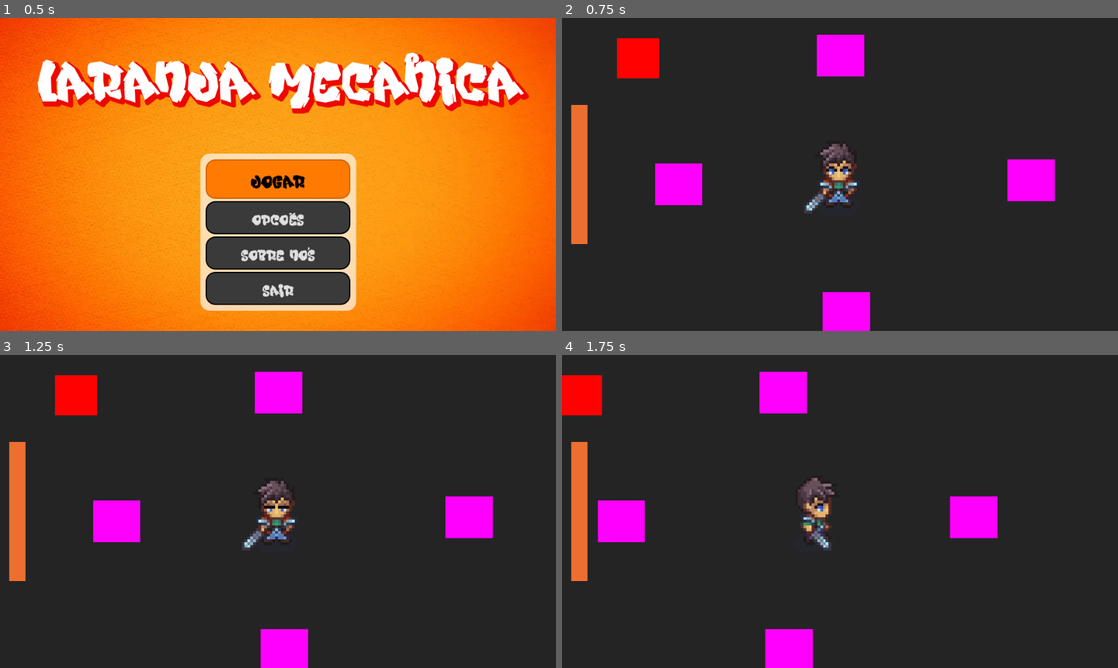
Above: before the commit, frames 1-4 (two rows, left to right).
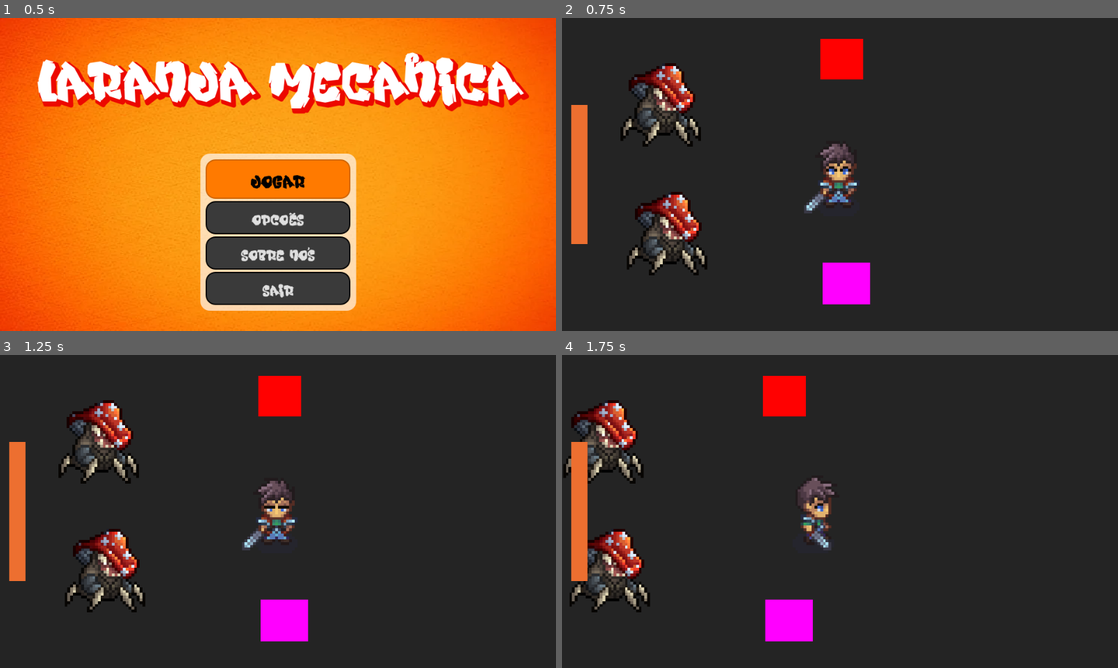
Above: after the commit, the same moments.

Repository: afonsoomg/laranja-mec-nica
Game: Godot game, scene res://scenes/GUI/menu_principal/main_menu.tscn
The game is run twice, just before and just after one commit, with the same random seed, the same clock (stepped at 60 frames per second) and the same inputs.
Inputs (mouse positions are in pixels of both pictures, inside the frame that each line leads up to):
- Up to frame 1 (0.5 s): no input
- Up to frame 2 (0.75 s): click "Jogar" at 0.5 s
- Up to frame 3 (1.25 s): no input
- Up to frame 4 (1.75 s): move the mouse to (962, 495) at 1.27 s; hold D (game_right) from 1.28 s (still down); click (962, 495) at 1.35 s

Frame 1 is identical in both runs. In frame 2, 9.4% of the frame differs, in the area x 9-89%, y 5-100%; in frame 3, 9.4%; in frame 4, 9.2%.

Commit message:
Add enemy base, AI, assets and scene updates
Introduce enemy functionality: add enemy icon textures, EnemyAIComponent, and EnemyBase script/scene plus a static enemy variant. Update character_base.tscn to include an AttackHitbox, WeaponCollisionShape and MoveComponent setup used by enemies; adjust player_character.tscn node ordering/positions accordingly. Change HurtboxComponent signal to include direction and force and update CameraComponent callback signature. Place enemy instances into world.tscn and wire WeaponComponent/AI hooks so enemies can move, attack, and react to hits.

Diff:
--- a/entities/character_base.tscn
+++ b/entities/character_base.tscn
@@ -8,14 +8,21 @@
 [ext_resource type="Script" uid="uid://c6y6n5pfau54y" path="res://scripts/components/KnockbackComponent.gd" id="6_8nvtw"]
 [ext_resource type="Script" uid="uid://dw3oaar23io3x" path="res://scripts/components/MoveComponent.gd" id="7_2lcof"]
 
+[sub_resource type="RectangleShape2D" id="RectangleShape2D_2lcof"]
+size = Vector2(26, 27)
+
 [sub_resource type="RectangleShape2D" id="RectangleShape2D_nhwlu"]
-size = Vector2(17.5, 26.75)
+size = Vector2(30, 30)
 
-[sub_resource type="RectangleShape2D" id="RectangleShape2D_2lcof"]
-size = Vector2(15, 24.5)
+[sub_resource type="RectangleShape2D" id="RectangleShape2D_is1ha"]
+size = Vector2(12, 13.5)
 
 [node name="CharacterBase" type="CharacterBody2D" unique_id=232863277]
 script = ExtResource("1_2lcof")
+
+[node name="CollisionShape2D" type="CollisionShape2D" parent="." unique_id=1779847478]
+position = Vector2(-0.625, 0)
+shape = SubResource("RectangleShape2D_2lcof")
 
 [node name="StatsComponent" type="Node" parent="." unique_id=562620079]
 script = ExtResource("1_bikko")
@@ -33,6 +40,10 @@
 [node name="CollisionShape2D" type="CollisionShape2D" parent="HurtboxComponent" unique_id=2064428074]
 shape = SubResource("RectangleShape2D_nhwlu")
 
+[node name="MoveComponent" type="Node" parent="." unique_id=1943934387]
+script = ExtResource("7_2lcof")
+metadata/_custom_type_script = "uid://dw3oaar23io3x"
+
 [node name="AnimationComponent" type="Node" parent="." unique_id=205670419]
 script = ExtResource("5_rti8c")
 metadata/_custom_type_script = "uid://cl55wn8sd5gxk"
@@ -41,10 +52,11 @@
 script = ExtResource("6_8nvtw")
 metadata/_custom_type_script = "uid://c6y6n5pfau54y"
 
-[node name="MoveComponent" type="Node" parent="." unique_id=1943934387]
-script = ExtResource("7_2lcof")
-metadata/_custom_type_script = "uid://dw3oaar23io3x"
+[node name="AttackHitbox" type="Area2D" parent="." unique_id=1326398371]
+collision_layer = 16
+collision_mask = 8
+monitoring = false
 
-[node name="CollisionShape2D" type="CollisionShape2D" parent="." unique_id=1779847478]
-position = Vector2(-0.625, 0)
-shape = SubResource("RectangleShape2D_2lcof")
+[node name="WeaponCollisionShape" type="CollisionShape2D" parent="AttackHitbox" unique_id=1010316076]
+shape = SubResource("RectangleShape2D_is1ha")
+debug_color = Color(0.9764706, 0.5058824, 0.69803923, 0.41960785)
--- /dev/null
+++ b/entities/enemies/enemy_base.tscn
@@ -0,0 +1,17 @@
+[gd_scene format=3 uid="uid://bj1vpw5v18aod"]
+
+[ext_resource type="PackedScene" uid="uid://d0ntfc42udjd8" path="res://entities/character_base.tscn" id="1_6kwvc"]
+[ext_resource type="Script" uid="uid://cty6ys2j0hbjx" path="res://scripts/characters/enemies/enemy_base.gd" id="2_3iigx"]
+[ext_resource type="Script" uid="uid://dogslyel4yd8h" path="res://scripts/components/EnemyAIComponent.gd" id="3_prjjb"]
+
+[node name="EnemyBase" unique_id=232863277 instance=ExtResource("1_6kwvc")]
+script = ExtResource("2_3iigx")
+
+[node name="AnimationComponent" parent="." index="5" unique_id=205670419 node_paths=PackedStringArray("move_component")]
+move_component = NodePath("../MoveComponent")
+
+[node name="Sprite2D" type="Sprite2D" parent="." index="8" unique_id=1736445001]
+
+[node name="EnemyAIComponent" type="Node" parent="." index="9" unique_id=1403723744]
+script = ExtResource("3_prjjb")
+metadata/_custom_type_script = "uid://dogslyel4yd8h"
--- /dev/null
+++ b/entities/enemies/enemy_static.tscn
@@ -0,0 +1,45 @@
+[gd_scene format=3 uid="uid://cy5ivngtvhb2o"]
+
+[ext_resource type="PackedScene" uid="uid://bj1vpw5v18aod" path="res://entities/enemies/enemy_base.tscn" id="1_ntetc"]
+[ext_resource type="Texture2D" uid="uid://5imlps3qinv" path="res://assets/images/enemies/Icon1.png" id="2_cu1if"]
+[ext_resource type="Script" uid="uid://bhv2g1swjwce4" path="res://scripts/components/WeaponComponent.gd" id="3_r8m5l"]
+
+[sub_resource type="SpriteFrames" id="SpriteFrames_r8m5l"]
+
+[node name="EnemyBase" unique_id=232863277 instance=ExtResource("1_ntetc")]
+scale = Vector2(4, 4)
+
+[node name="CollisionShape2D" parent="." index="0" unique_id=1779847478]
+position = Vector2(1, -0.5)
+
+[node name="StatsComponent" parent="." index="1" unique_id=562620079]
+max_health = 20
+
+[node name="CollisionShape2D" parent="HurtboxComponent" parent_id_path=PackedInt32Array(1218474791) index="0" unique_id=2064428074]
+position = Vector2(1, 0)
+debug_color = Color(0.9992154, 0, 0.13348177, 0.41960785)
+
+[node name="MoveComponent" parent="." index="4" unique_id=1943934387]
+can_move = false
+
+[node name="AnimationComponent" parent="." index="5" unique_id=205670419 node_paths=PackedStringArray("animated_sprite")]
+animated_sprite = NodePath("../AnimatedSprite2D")
+
+[node name="KnockbackComponent" parent="." index="6" unique_id=1132624166]
+can_receive_knockback = false
+decay = 2000.0
+
+[node name="Sprite2D" parent="." index="8" unique_id=1736445001]
+texture = ExtResource("2_cu1if")
+
+[node name="WeaponComponent" type="Node" parent="." index="10" unique_id=1378870063 node_paths=PackedStringArray("stats_component", "move_component", "animation_component", "attack_hitbox", "attack_collision_shape")]
+script = ExtResource("3_r8m5l")
+stats_component = NodePath("../StatsComponent")
+move_component = NodePath("../MoveComponent")
+animation_component = NodePath("../AnimationComponent")
+attack_hitbox = NodePath("../AttackHitbox")
+attack_collision_shape = NodePath("../AttackHitbox/WeaponCollisionShape")
+metadata/_custom_type_script = "uid://bhv2g1swjwce4"
+
+[node name="AnimatedSprite2D" type="AnimatedSprite2D" parent="." index="11" unique_id=842247750]
+sprite_frames = SubResource("SpriteFrames_r8m5l")
--- a/entities/player/player_character.tscn
+++ b/entities/player/player_character.tscn
@@ -1801,41 +1801,38 @@
 "speed": 7.0
 }]
 
-[sub_resource type="RectangleShape2D" id="RectangleShape2D_3vrp6"]
-size = Vector2(12, 13.5)
-
 [node name="PlayerCharacter" unique_id=232863277 instance=ExtResource("1_ftgs2")]
 scale = Vector2(4, 4)
 collision_layer = 2
 collision_mask = 7
 script = ExtResource("2_u37yl")
 
-[node name="StatsComponent" parent="." index="0" unique_id=562620079]
+[node name="CollisionShape2D" parent="." index="0" unique_id=1779847478]
+position = Vector2(0, -0.75)
+
+[node name="StatsComponent" parent="." index="1" unique_id=562620079]
 max_health = 20
 
-[node name="HurtboxComponent" parent="." index="2" unique_id=1218474791]
+[node name="HurtboxComponent" parent="." index="3" unique_id=1218474791]
 collision_mask = 16
 
 [node name="CollisionShape2D" parent="HurtboxComponent" index="0" unique_id=2064428074]
 position = Vector2(0, -0.625)
 debug_color = Color(4.1151793e-06, 0.6478718, 0.20750788, 0.41960785)
 
-[node name="AnimationComponent" parent="." index="3" unique_id=205670419 node_paths=PackedStringArray("move_component", "animated_sprite")]
+[node name="AnimationComponent" parent="." index="5" unique_id=205670419 node_paths=PackedStringArray("move_component", "animated_sprite")]
 move_component = NodePath("../MoveComponent")
 animated_sprite = NodePath("../AnimatedSprite2D")
 
-[node name="CollisionShape2D" parent="." index="6" unique_id=1779847478]
-position = Vector2(0, -0.75)
-
-[node name="AnimatedSprite2D" type="AnimatedSprite2D" parent="." index="7" unique_id=390680545]
+[node name="AnimatedSprite2D" type="AnimatedSprite2D" parent="." index="8" unique_id=390680545]
 sprite_frames = SubResource("SpriteFrames_wssc2")
 animation = &"dying_right"
 
-[node name="InputComponent" type="Node" parent="." index="8" unique_id=1485520127]
+[node name="InputComponent" type="Node" parent="." index="9" unique_id=1485520127]
 script = ExtResource("10_5f50k")
 metadata/_custom_type_script = "uid://clp8jguedjxhj"
 
-[node name="WeaponComponent" type="Node" parent="." index="9" unique_id=667525675 node_paths=PackedStringArray("stats_component", "move_component", "animation_component", "attack_hitbox", "attack_collision_shape")]
+[node name="WeaponComponent" type="Node" parent="." index="10" unique_id=667525675 node_paths=PackedStringArray("stats_component", "move_component", "animation_component", "attack_hitbox", "attack_collision_shape")]
 script = ExtResource("11_at3bx")
 stats_component = NodePath("../StatsComponent")
 move_component = NodePath("../MoveComponent")
@@ -1848,15 +1845,6 @@
 vertical_hitbox_offset = Vector2(0, 15)
 metadata/_custom_type_script = "uid://bhv2g1swjwce4"
 
-[node name="AttackHitbox" type="Area2D" parent="." index="10" unique_id=390563848]
-collision_layer = 16
-collision_mask = 8
-monitoring = false
-
-[node name="WeaponCollisionShape" type="CollisionShape2D" parent="AttackHitbox" index="0" unique_id=1032684521]
-shape = SubResource("RectangleShape2D_3vrp6")
-debug_color = Color(0.9764706, 0.5058824, 0.69803923, 0.41960785)
-
 [node name="CameraComponent" type="Camera2D" parent="." index="11" unique_id=301239641 node_paths=PackedStringArray("target")]
 scale = Vector2(4, 4)
 script = ExtResource("12_hblhq")
--- a/scenes/world.tscn
+++ b/scenes/world.tscn
@@ -5,6 +5,7 @@
 [ext_resource type="Script" uid="uid://dp3wwdbrvn8ca" path="res://scripts/UI/player_hud.gd" id="4_71j4m"]
 [ext_resource type="PackedScene" uid="uid://g5cbr4aveehy" path="res://entities/dummies/damage_dummy.tscn" id="5_71j4m"]
 [ext_resource type="PackedScene" uid="uid://di3hdfgsqaqes" path="res://entities/player/player_character.tscn" id="5_qfnet"]
+[ext_resource type="PackedScene" uid="uid://cy5ivngtvhb2o" path="res://entities/enemies/enemy_static.tscn" id="6_qfnet"]
 
 [sub_resource type="QuadMesh" id="QuadMesh_e5uuo"]
 
@@ -17,20 +18,8 @@
 mesh = SubResource("QuadMesh_e5uuo")
 metadata/_edit_lock_ = true
 
-[node name="TargetDummy" parent="." unique_id=1744661547 instance=ExtResource("2_rwgxs")]
-position = Vector2(250, 282)
-collision_mask = 2
-
-[node name="TargetDummy2" parent="." unique_id=1625758668 instance=ExtResource("2_rwgxs")]
-position = Vector2(491, 467)
-collision_mask = 2
-
-[node name="TargetDummy3" parent="." unique_id=1030677645 instance=ExtResource("2_rwgxs")]
-position = Vector2(757, 276)
-collision_mask = 2
-
 [node name="TargetDummy4" parent="." unique_id=1159320106 instance=ExtResource("2_rwgxs")]
-position = Vector2(483, 97)
+position = Vector2(491, 425)
 collision_mask = 2
 
 [node name="UI" type="CanvasLayer" parent="." unique_id=284375990]
@@ -47,7 +36,13 @@
 player = NodePath("../../PlayerCharacter")
 
 [node name="damage_dummy" parent="." unique_id=948839557 instance=ExtResource("5_71j4m")]
-position = Vector2(192, 101)
+position = Vector2(485, 102)
 
 [node name="PlayerCharacter" parent="." unique_id=232863277 instance=ExtResource("5_qfnet")]
 position = Vector2(482, 268)
+
+[node name="EnemyBase" parent="." unique_id=308330011 instance=ExtResource("6_qfnet")]
+position = Vector2(231, 353)
+
+[node name="EnemyBase2" parent="." unique_id=659902148 instance=ExtResource("6_qfnet")]
+position = Vector2(222, 168)
--- a/scripts/Components/CameraComponent.gd
+++ b/scripts/Components/CameraComponent.gd
@@ -140,7 +140,7 @@
 	add_shake(shake_on_hit_target)
 
 
-func _on_hit_received(_damage: int) -> void:
+func _on_hit_received(_damage: int, _direction: Vector2, _force: float) -> void:
 	add_shake(shake_on_receive_hit)
 
 
--- a/scripts/Components/HurtboxComponent.gd
+++ b/scripts/Components/HurtboxComponent.gd
@@ -1,7 +1,7 @@
 extends Area2D
 class_name HurtboxComponent
 
-signal hit_received(damage: int)
+signal hit_received(damage: int, direction: Vector2, force: float)
 signal killed
 
 @onready var health_component: HealthComponent = $"../HealthComponent"
@@ -32,7 +32,7 @@
 	if health_component.is_dead:
 		return
 
-	hit_received.emit(damage)
+	hit_received.emit(damage, hit_direction, knockback_force)
 	health_component.take_damage(damage)
 
 	if knockback_component != null and knockback_force > 0.0 and not health_component.is_dead:
--- /dev/null
+++ b/scripts/characters/enemies/enemy_base.gd
@@ -0,0 +1,76 @@
+extends CharacterBase
+class_name EnemyBase
+
+@export var target: Node2D
+
+@onready var ai_component: EnemyAIComponent = $EnemyAIComponent
+@onready var weapon_component: WeaponComponent = $WeaponComponent
+@onready var hurtbox_component: HurtboxComponent = $HurtboxComponent
+@onready var sprite_2d: Sprite2D = $Sprite2D
+
+
+func _ready() -> void:
+	super._ready()
+
+	if ai_component:
+		ai_component.set_target(target)
+
+	if hurtbox_component and hurtbox_component.has_signal("hit_received"):
+		if not hurtbox_component.hit_received.is_connected(_on_hit_received):
+			hurtbox_component.hit_received.connect(_on_hit_received)
+
+
+func _physics_process(delta: float) -> void:
+	super._physics_process(delta)
+
+	if is_dead:
+		return
+
+	if ai_component == null:
+		return
+
+	ai_component.update_ai(global_position)
+
+	if move_component:
+		move_component.set_move_input(ai_component.get_move_direction())
+		move_component.set_running(false)
+		move_component.update_velocity(delta)
+
+	move_and_slide()
+
+	if ai_component.should_attack():
+		if weapon_component:
+			weapon_component.try_attack()
+
+
+func _on_died() -> void:
+	is_dead = true
+
+	if move_component:
+		move_component.can_move = false
+		move_component.stop()
+
+	if ai_component:
+		ai_component.set_dead(true)
+
+	if weapon_component and weapon_component.attack_hitbox:
+		weapon_component.attack_hitbox.set_deferred("monitoring", false)
+
+	if hurtbox_component:
+		hurtbox_component.set_deferred("monitorable", false)
+
+	if sprite_2d:
+		sprite_2d.modulate = Color(0.7, 0.7, 0.7, 1.0)
+
+	await get_tree().create_timer(0.6).timeout
+	queue_free()
+
+
+func _on_hit_received(_damage: int, _direction: Vector2, _force: float) -> void:
+	if sprite_2d == null:
+		return
+
+	sprite_2d.modulate = Color(1.0, 0.6, 0.6, 1.0)
+
+	var tween := create_tween()
+	tween.tween_property(sprite_2d, "modulate", Color(1, 1, 1, 1), 0.12)
--- /dev/null
+++ b/scripts/components/EnemyAIComponent.gd
@@ -0,0 +1,72 @@
+extends Node
+class_name EnemyAIComponent
+
+enum AIState {
+	IDLE,
+	CHASE,
+	ATTACK,
+	DEAD
+}
+
+@export var chase_range: float = 160.0
+@export var attack_range: float = 28.0
+@export var lose_target_range: float = 220.0
+
+var target: Node2D = null
+var current_state: AIState = AIState.IDLE
+var desired_move_direction: Vector2 = Vector2.ZERO
+var wants_attack: bool = false
+var is_dead: bool = false
+
+
+func set_target(new_target: Node2D) -> void:
+	target = new_target
+
+
+func set_dead(value: bool) -> void:
+	is_dead = value
+
+	if is_dead:
+		current_state = AIState.DEAD
+		desired_move_direction = Vector2.ZERO
+		wants_attack = false
+
+
+func update_ai(owner_position: Vector2) -> void:
+	desired_move_direction = Vector2.ZERO
+	wants_attack = false
+
+	if is_dead:
+		current_state = AIState.DEAD
+		return
+
+	if target == null or not is_instance_valid(target):
+		current_state = AIState.IDLE
+		return
+
+	var to_target: Vector2 = target.global_position - owner_position
+	var distance_to_target: float = to_target.length()
+
+	if distance_to_target > lose_target_range:
+		current_state = AIState.IDLE
+		return
+
+	if distance_to_target <= attack_range:
+		current_state = AIState.ATTACK
+		wants_attack = true
+		return
+
+	if distance_to_target <= chase_range:
+		current_state = AIState.CHASE
+		desired_move_direction = to_target.normalized()
+		return
+
+	current_state = AIState.IDLE
+
+
+func get_move_direction() -> Vector2:
+	return desired_move_direction
+
+
+func should_attack() -> bool:
+	return wants_attack
Binary file added: assets/images/enemies/Icon1.png
Not shown, added: assets/images/enemies/Icon1.png.import
Binary file added: assets/images/enemies/Icon2.png
Not shown, added: assets/images/enemies/Icon2.png.import
Not shown, added: scripts/characters/enemies/enemy_base.gd.uid
Not shown, added: scripts/components/EnemyAIComponent.gd.uid
